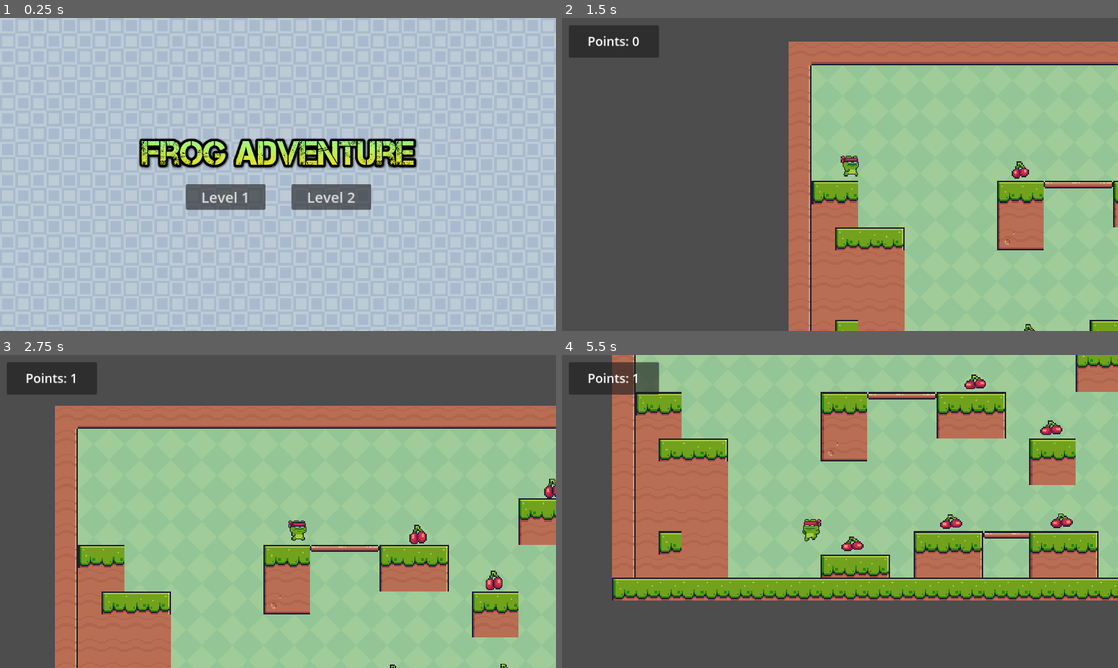
Above: before the commit, frames 1-4 (two rows, left to right).
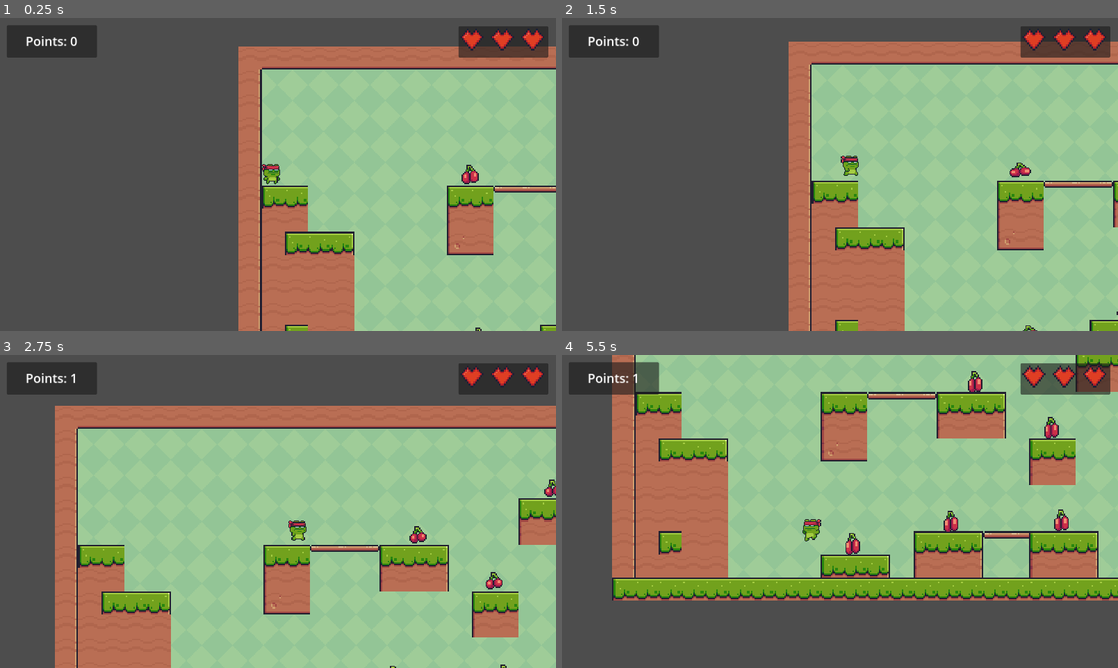
Above: after the commit, the same moments.

Repository: aatansen/2D-Game-Using-Godot-4-Game-Engine
Game: Godot game, scene res://scenes/level1.tscn
Same seed, same stepped clock (60 frames per second), same inputs: the game is played once before the commit and once after it. Before the commit the project starts from res://scenes/main_menu.tscn.
Inputs (mouse positions are in pixels of both pictures, inside the frame that each line leads up to):
- Up to frame 1 (0.25 s): no input
- Up to frame 2 (1.5 s): click (789, 196) at 0.5 s, where only the run before the commit has a clickable "Level 1"; hold D (right) from 1.28 s (still down)
- Up to frame 3 (2.75 s): keep holding D (right); tap Space (jump) at 1.52, 2.27 s
- Up to frame 4 (5.5 s): release D (right) at 2.78 s; hold Left (left) 2.78-3.53 s; hold D (right) 3.53-5.03 s; tap Space (jump) at 3.77, 4.52, 5.27 s; hold Left (left) from 5.03 s (still down)

The runs differ from the first frame. In frame 1, 99% of the frame differs, in the area x 0-100%, y 0-100%; in frame 2, 2.1%; in frame 3, 1.8%; in frame 4, 2.2%.

Commit message:
Health points added

Diff:
--- a/project.godot
+++ b/project.godot
@@ -11,7 +11,7 @@
 [application]
 
 config/name="Frog Adventure"
-run/main_scene="res://scenes/main_menu.tscn"
+run/main_scene="res://scenes/level1.tscn"
 config/features=PackedStringArray("4.3", "Mobile")
 boot_splash/image="res://welcome_screen.png"
 config/icon="res://Jump (32x32).png"
--- a/scenes/level1.tscn
+++ b/scenes/level1.tscn
@@ -7,6 +7,7 @@
 [ext_resource type="Script" path="res://game_manager.gd" id="5_fdjay"]
 [ext_resource type="PackedScene" uid="uid://dyx7uld14q1yo" path="res://scenes/finish.tscn" id="6_ex8h6"]
 [ext_resource type="PackedScene" uid="uid://cj823otj6f340" path="res://scenes/level2.tscn" id="7_chr33"]
+[ext_resource type="Texture2D" uid="uid://c4er2ppf7uv6w" path="res://heart.png" id="8_xas63"]
 
 [sub_resource type="TileSetAtlasSource" id="TileSetAtlasSource_yik4t"]
 texture = ExtResource("2_4lyny")
@@ -283,3 +284,37 @@
 text = "Points: 0"
 horizontal_alignment = 1
 vertical_alignment = 1
+
+[node name="hearts" type="Panel" parent="UI"]
+anchors_preset = 1
+anchor_left = 1.0
+anchor_right = 1.0
+offset_left = -202.0
+offset_top = 17.0
+offset_right = -16.0
+offset_bottom = 82.0
+grow_horizontal = 0
+
+[node name="HBoxContainer" type="HBoxContainer" parent="UI/hearts"]
+layout_mode = 0
+offset_right = 185.0
+offset_bottom = 59.0
+alignment = 1
+
+[node name="heart" type="TextureRect" parent="UI/hearts/HBoxContainer"]
+texture_filter = 1
+layout_mode = 2
+texture = ExtResource("8_xas63")
+expand_mode = 2
+
+[node name="heart2" type="TextureRect" parent="UI/hearts/HBoxContainer"]
+texture_filter = 1
+layout_mode = 2
+texture = ExtResource("8_xas63")
+expand_mode = 2
+
+[node name="heart3" type="TextureRect" parent="UI/hearts/HBoxContainer"]
+texture_filter = 1
+layout_mode = 2
+texture = ExtResource("8_xas63")
+expand_mode = 2
Binary file added: heart.png
Not shown, added: heart.png.import
Not shown: 1 places in scenes/level1.tscn that only renumber resources
Not shown, changed: README.md
